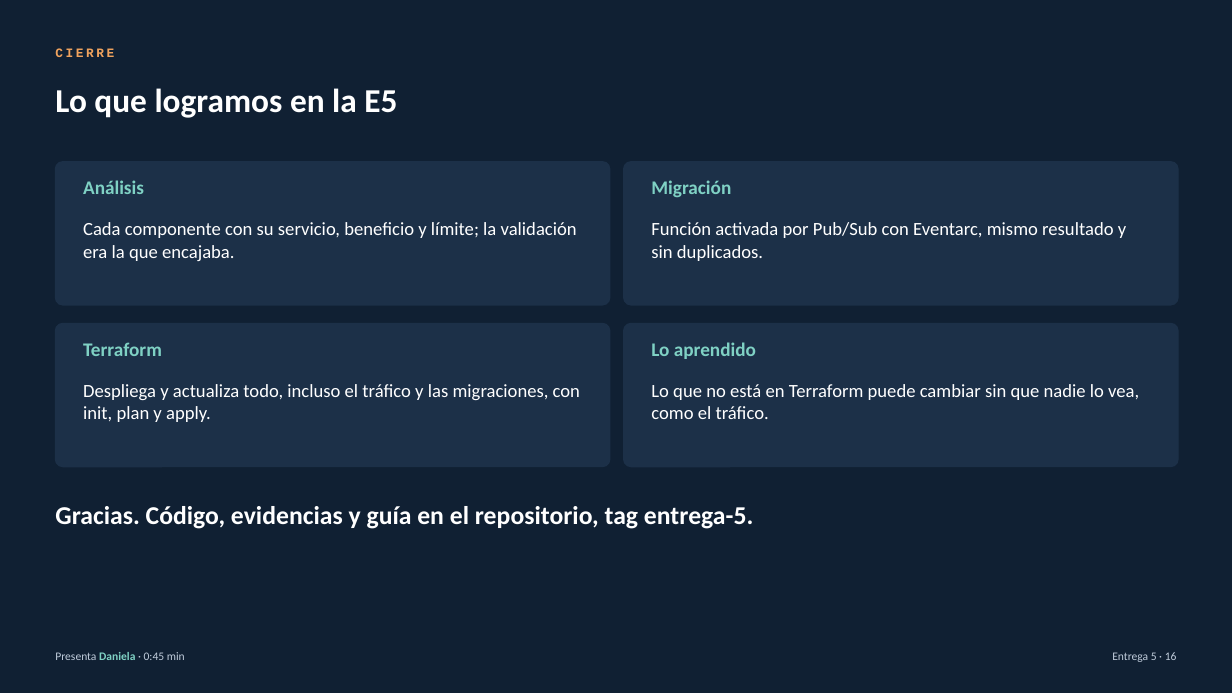
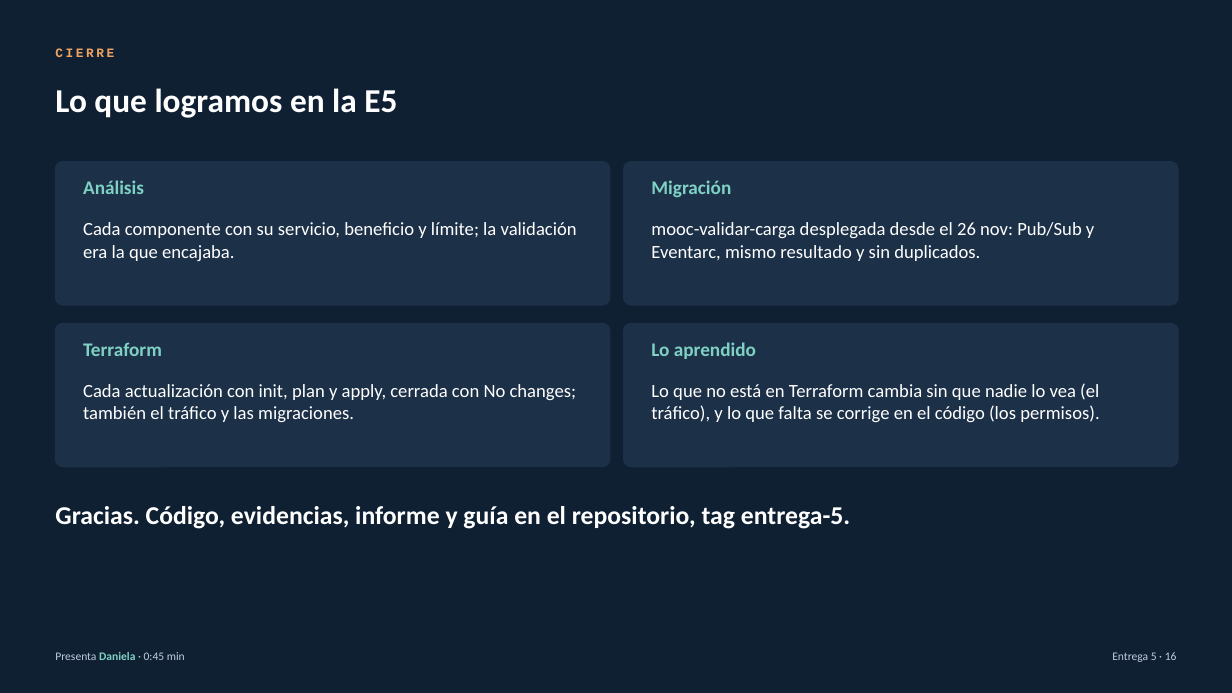
Before and after one commit to danielasolarte/Proyecto-Desarrollo, a slide deck: slide 16 of docs/entrega5/Sustentacion-Entrega5.pptx. Drawn at 1232x693 pixels with LibreOffice and Linux fonts; fonts in the diff are those of the drawing. Boxes give left, top, right and bottom in pixels: in the first picture for what was removed or moved away, otherwise in the second. Text is boxed around its words. In the diff, an @@ line names an element or a change of style, - is before the commit and + after.

Commit message:
E5: informe final, enlace del video y cierre de la presentacion

```diff
--- a/docs/entrega5/Sustentacion-Entrega5.pptx
+++ b/docs/entrega5/Sustentacion-Entrega5.pptx
@@ text at (651, 222, 1094, 261): text changed @@
-Función activada por Pub/Sub con Eventarc, mismo resultado y sin duplicados.
+mooc-validar-carga desplegada desde el 26 nov: Pub/Sub y Eventarc, mismo resultado y sin duplicados.
@@ text at (83, 384, 577, 422): text changed @@
-Despliega y actualiza todo, incluso el tráfico y las migraciones, con init, plan y apply.
+Cada actualización con init, plan y apply, cerrada con No changes; también el tráfico y las migraciones.
@@ text at (651, 383, 1099, 422): text changed @@
-Lo que no está en Terraform puede cambiar sin que nadie lo vea, como el tráfico.
+Lo que no está en Terraform cambia sin que nadie lo vea (el tráfico), y lo que falta se corrige en el código (los permisos).
@@ text at (55, 506, 850, 529): text changed @@
-Gracias. Código, evidencias y guía en el repositorio, tag entrega-5.
+Gracias. Código, evidencias, informe y guía en el repositorio, tag entrega-5.
```
Also in this commit, not shown: 1 other slide changed, 3 other files.
